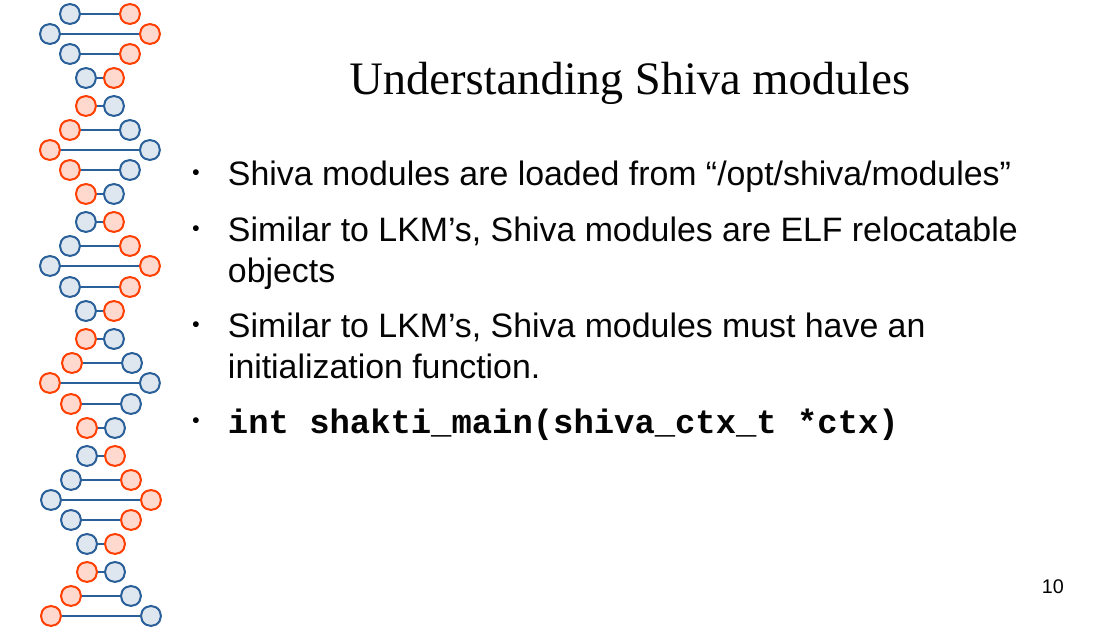
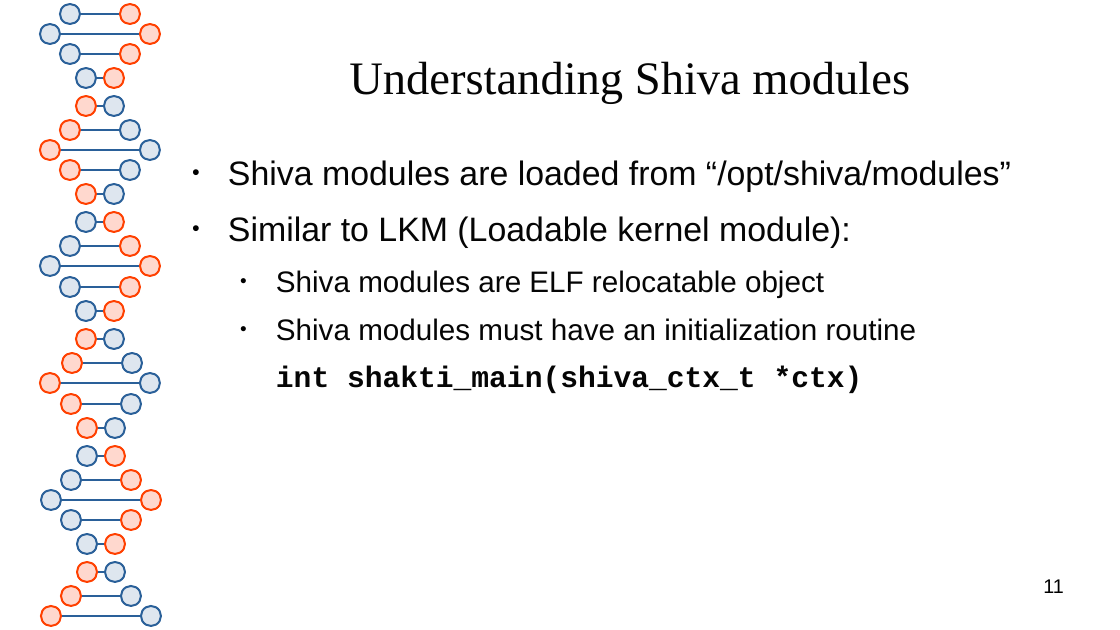
Before and after one commit to advanced-microcode-patching/shiva, a slide deck: slide 11 of presentation/shiva_runtime.odp (slide 10 before the commit). Drawn at 1120x630 pixels with LibreOffice and Linux fonts; fonts in the diff are those of the drawing. Boxes give left, top, right and bottom in pixels: in the first picture for what was removed or moved away, otherwise in the second. Text is boxed around its words. In the diff, an @@ line names an element or a change of style, - is before the commit and + after.

```diff
--- a/presentation/shiva_runtime.odp
+++ b/presentation/shiva_runtime.odp
@@ text at [228, 216, 917, 341]: text changed; size 24 to 21 pt @@
-● Similar to LKM’s, Shiva modules are ELF relocatable objects
-● Similar to LKM’s, Shiva modules must have an initialization function.
+● Similar to LKM (Loadable kernel module):
+  ● Shiva modules are ELF relocatable object
+  ● Shiva modules must have an initialization routine
@@ text at [276, 366, 863, 393]: size 24 to 21 pt in "int shakti_main(shiva_ctx_t *ctx)"; bullet ● to none; list level 1 to 2 in "int shakti_main(shiva_ctx_t *ctx)" @@
@@ page number at [1043, 579, 1064, 593]: text changed @@
-10
+11
```
Also in this commit, not shown: 8 other slides changed, 27 slides added, 1 slide removed, 12 other files.
